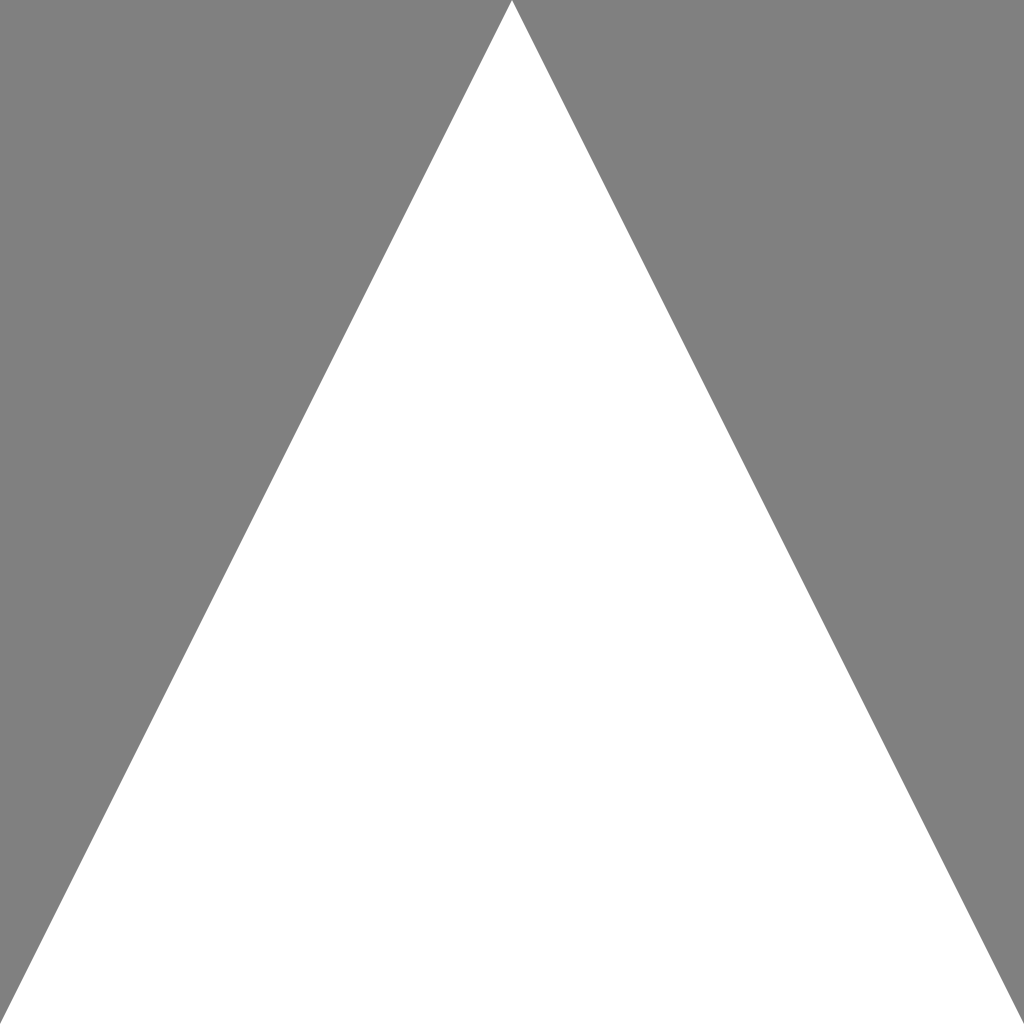
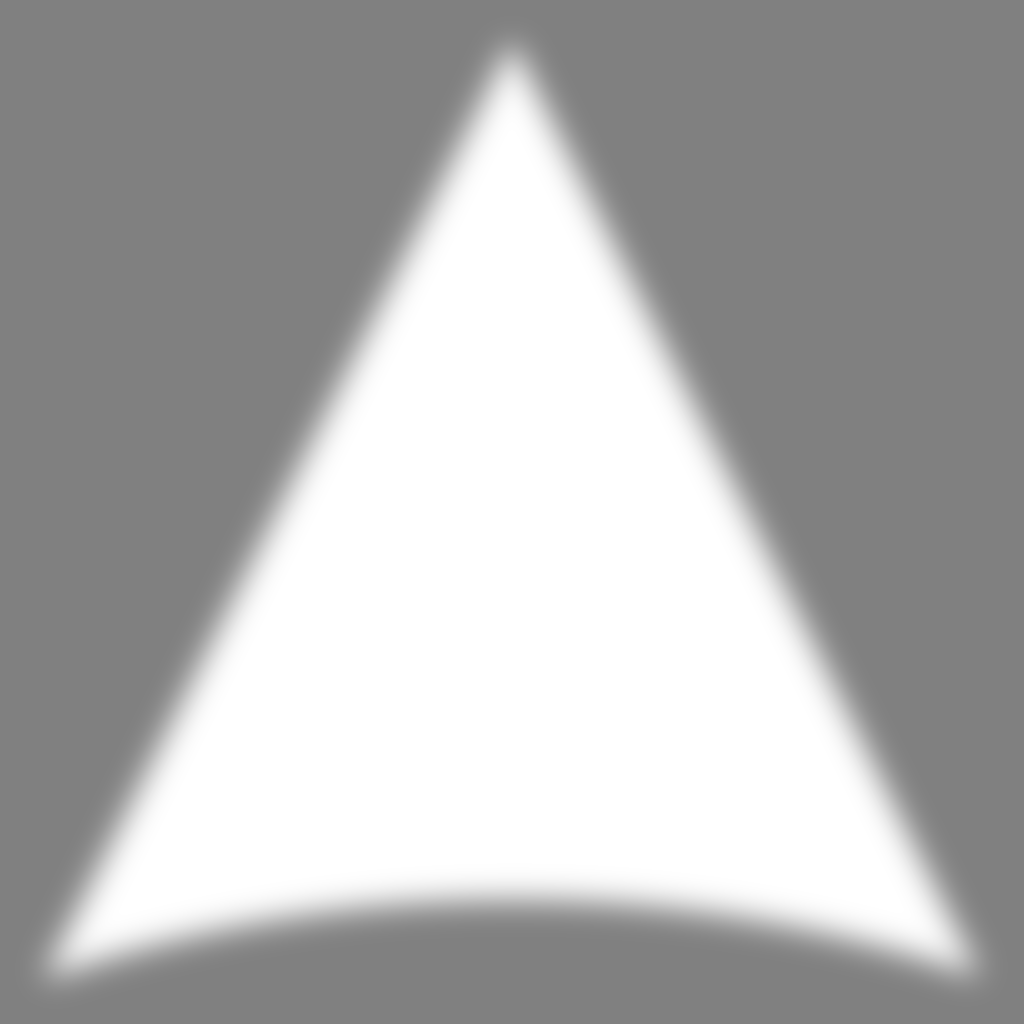
Layers edited between the first and the second 1024 x 1024 image:
added layer "Triangle 1" (1st of 2) above "Triangle 1" over [10, 11, 1012, 1013]
hid "Triangle 1" (2nd of 2), painted on it, masked it over [0, 0, 1024, 1024]
